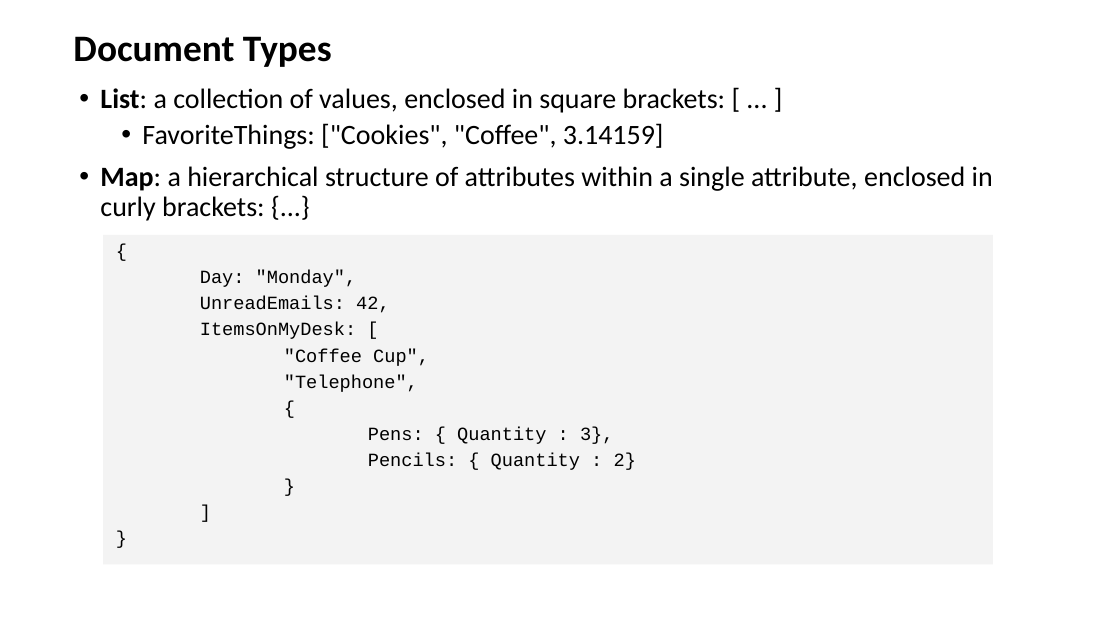
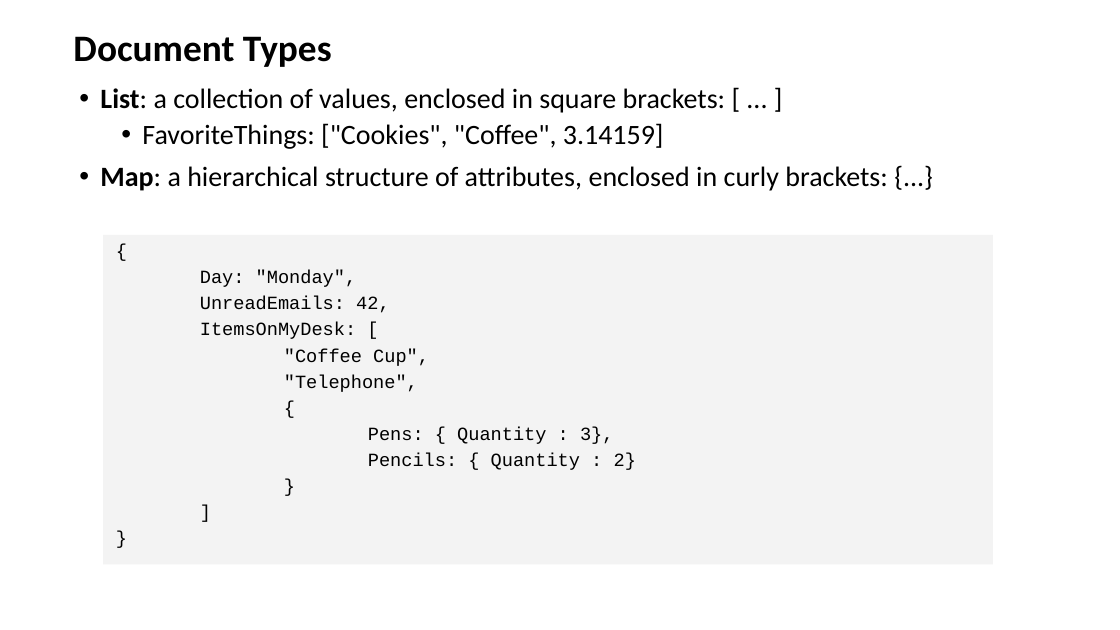
Before and after one commit to zhangzhics/CITS5503_Sem2, a slide deck: slide 44 of Live-lecture-slides/CITS5503Virtualization_DynamoDB_week4.pptx. Drawn at 1120x630 pixels with LibreOffice and Linux fonts; fonts in the diff are those of the drawing. Boxes give left, top, right and bottom in pixels: in the first picture for what was removed or moved away, otherwise in the second. Text is boxed around its words. In the diff, an @@ line names an element or a change of style, - is before the commit and + after.

Commit message:
corrected typos in slides of week 4

```diff
--- a/Live-lecture-slides/CITS5503Virtualization_DynamoDB_week4.pptx
+++ b/Live-lecture-slides/CITS5503Virtualization_DynamoDB_week4.pptx
@@ text at [100,166,887,191]: text changed @@
-• Map: a hierarchical structure of attributes within a single attribute, enclosed in curly brackets: {...}
+• Map: a hierarchical structure of attributes, enclosed in curly brackets: {...}
```
Also in this commit, not shown: 19 other slides changed.
